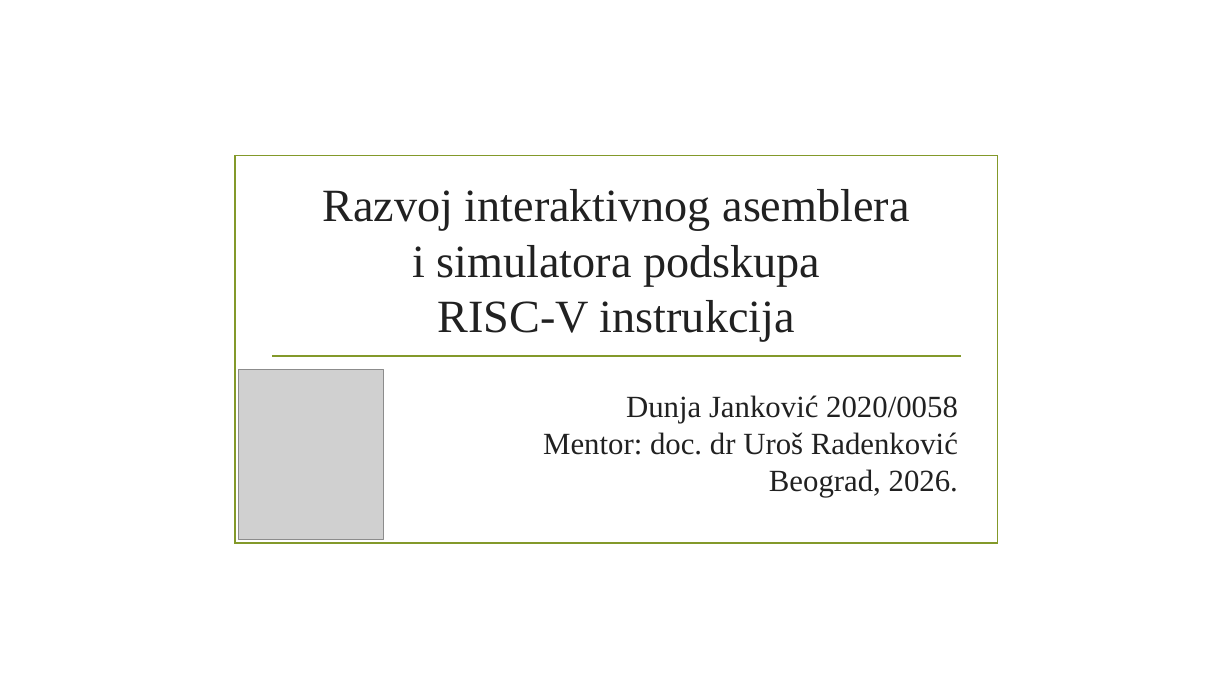
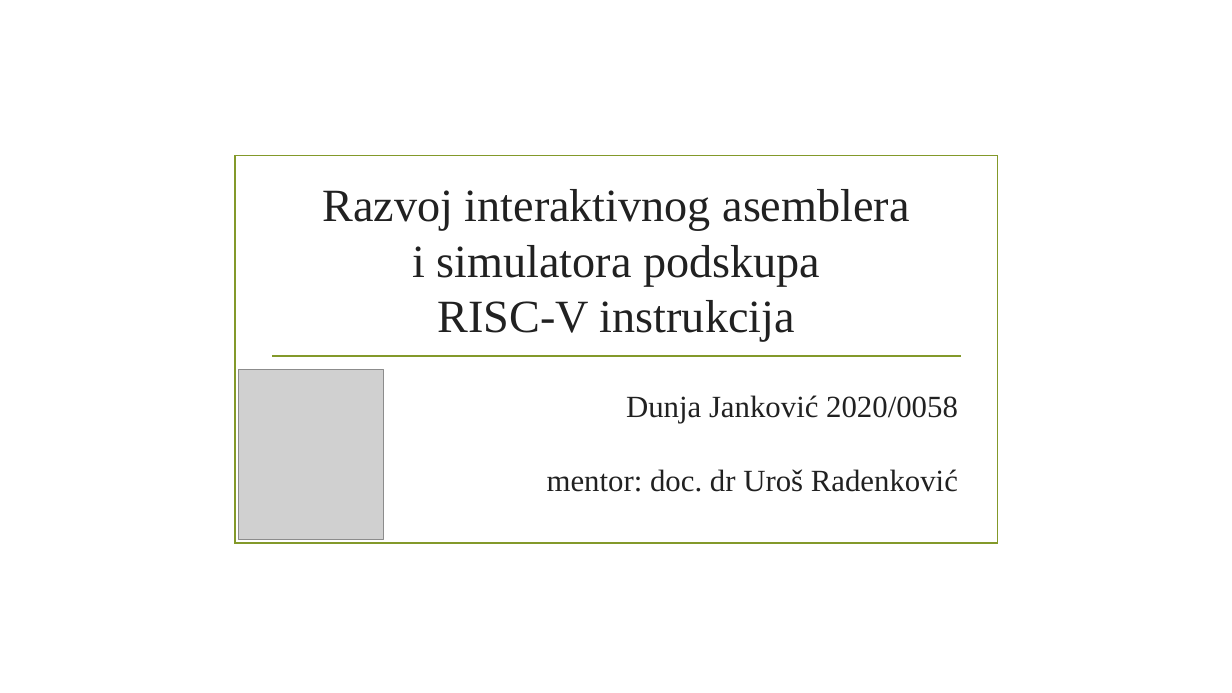
Before and after one commit to dunja-j/RiscV-debug-console, a slide deck: slide 1 of docs/prezentacija/Prezentacija-odbrana.pptx. Drawn at 1232x693 pixels with LibreOffice and Linux fonts; fonts in the diff are those of the drawing; grey boxes stand for pictures; background and template pictures are left out. Boxes give left, top, right and bottom in pixels: in the first picture for what was removed or moved away, otherwise in the second. Text is boxed around its words. In the diff, an @@ line names an element or a change of style, - is before the commit and + after.

```diff
--- a/docs/prezentacija/Prezentacija-odbrana.pptx
+++ b/docs/prezentacija/Prezentacija-odbrana.pptx
@@ subtitle at (x1=547, y1=469, x2=958, y2=492): text changed @@
-Mentor: doc. dr Uroš Radenković
-Beograd, 2026.
+mentor: doc. dr Uroš Radenković
```
Also in this commit, not shown: 4 other slides changed.
